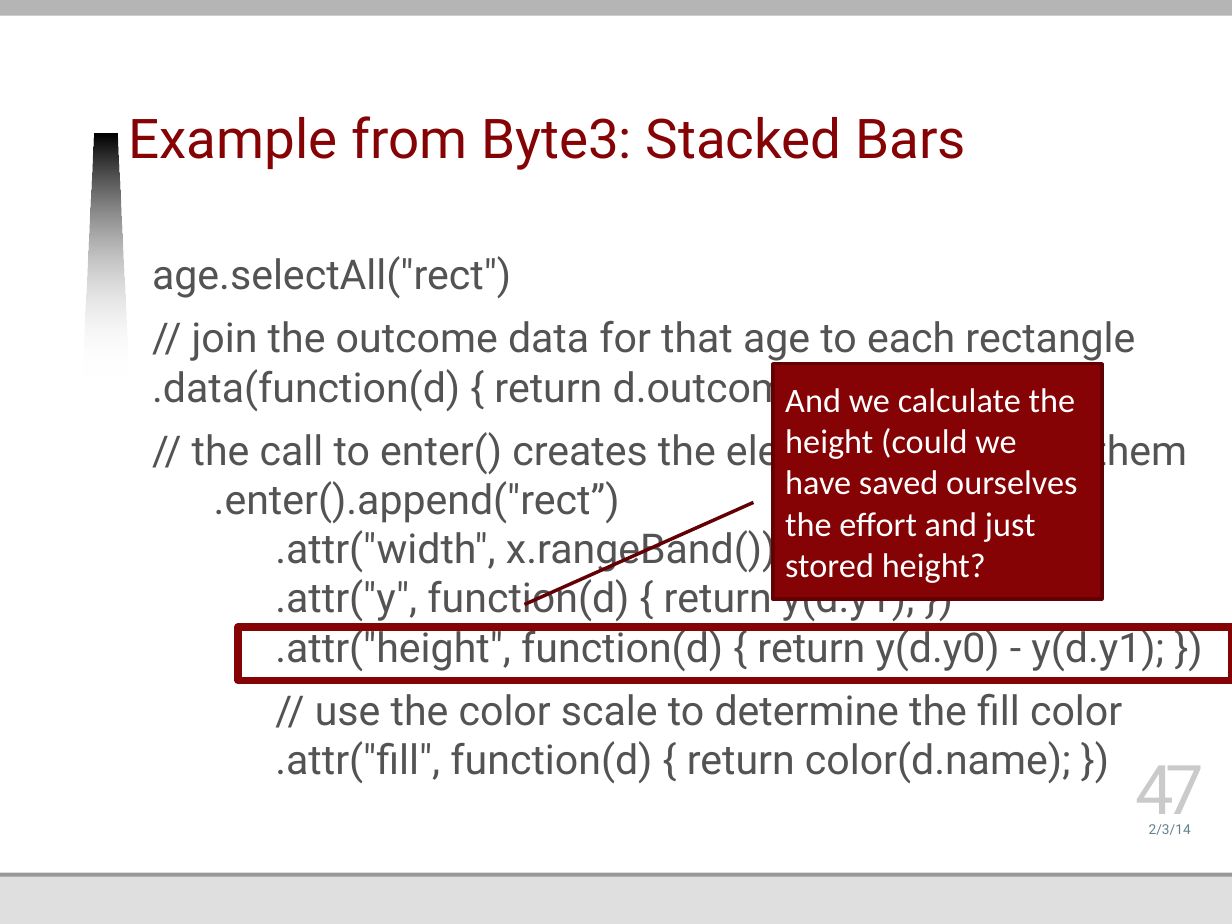
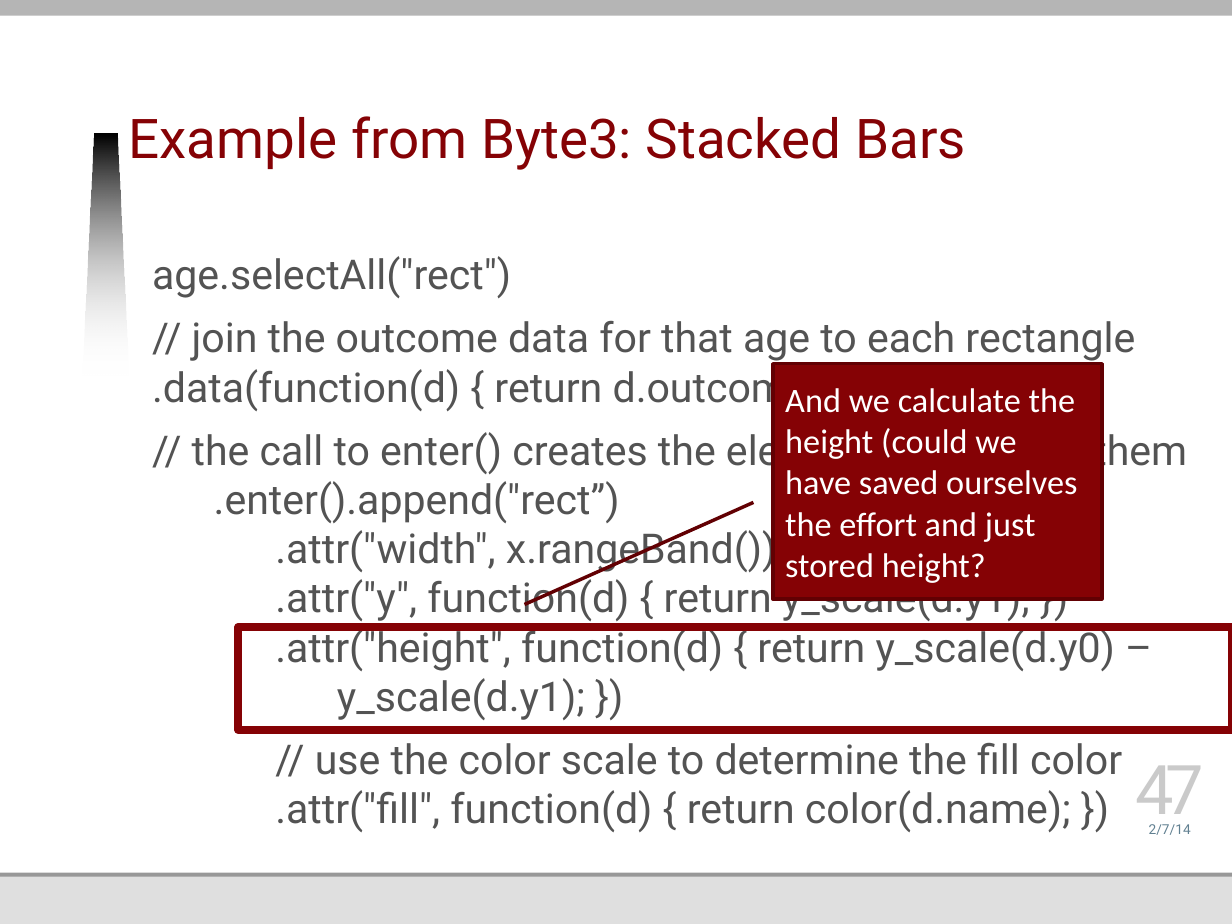
Before and after one commit to jmankoff/data, a slide deck: slide 47 of Lectures/Byte 3.pptx. Drawn at 1232x924 pixels with LibreOffice and Linux fonts; fonts in the diff are those of the drawing; background and template pictures are left out. Boxes give left, top, right and bottom in pixels: in the first picture for what was removed or moved away, otherwise in the second. Text is boxed around its words. In the diff, an @@ line names an element or a change of style, - is before the commit and + after.

Commit message:
changed 'x' to 'x_scale' and 'y' to 'y_scale'

```diff
--- a/Lectures/Byte 3.pptx
+++ b/Lectures/Byte 3.pptx
@@ text at bbox=[192, 427, 1187, 720]: text changed @@
-// the call to enter() creates the elements and binds them
-.enter().append("rect”)
-.attr("width", x.rangeBand())
-.attr("y", function(d) { return y(d.y1); })
-.attr("height", function(d) { return y(d.y0) - y(d.y1); })
+// the call to enter() creates the elements and binds them
+.enter().append("rect”)
+.attr("width", x.rangeBand())
+.attr("y", function(d) { return y_scale(d.y1); })
+.attr("height", function(d) { return y_scale(d.y0) –
+y_scale(d.y1); })
@@ rectangle: place and size @@
-rectangle at bbox=[238, 627, 1232, 681]
+rectangle at bbox=[238, 627, 1232, 731]
@@ text at bbox=[1149, 824, 1191, 835]: text changed @@
-2/3/14
+2/7/14
```
Also in this commit, not shown: 48 other slides changed, 1 other file.
